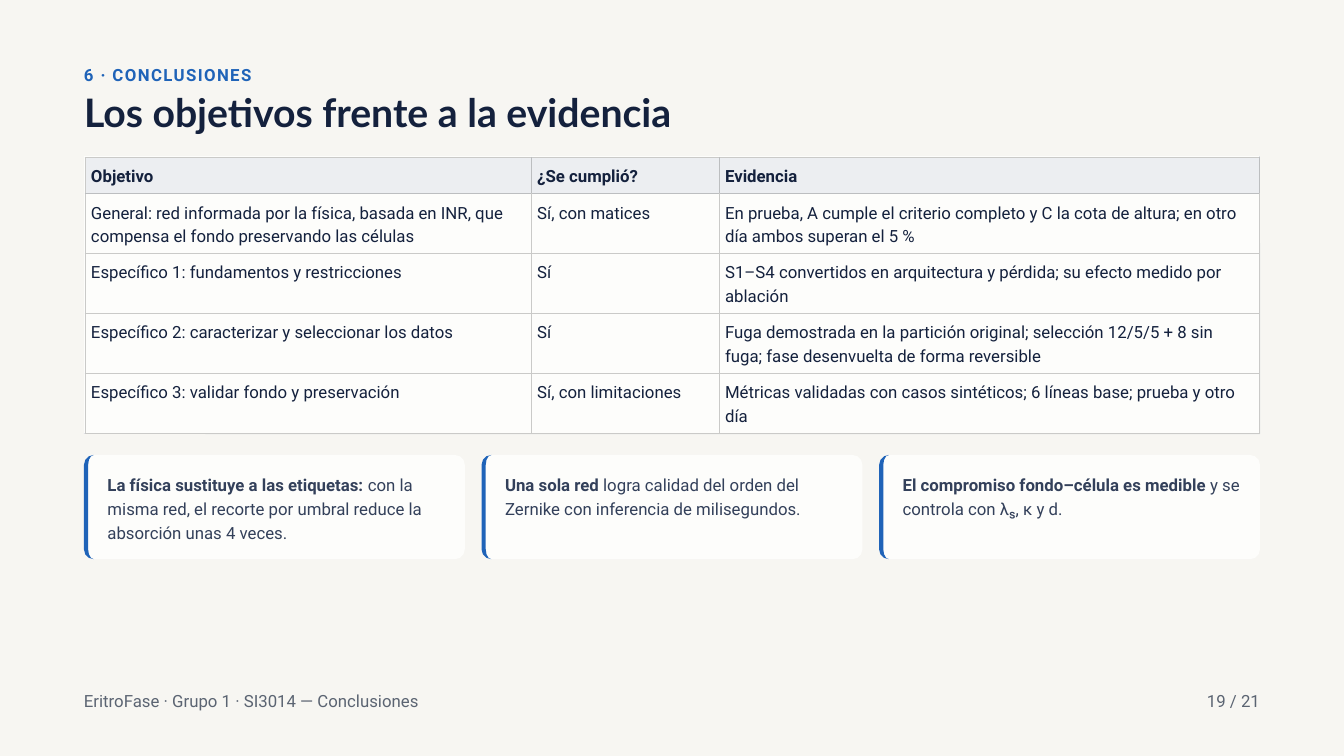
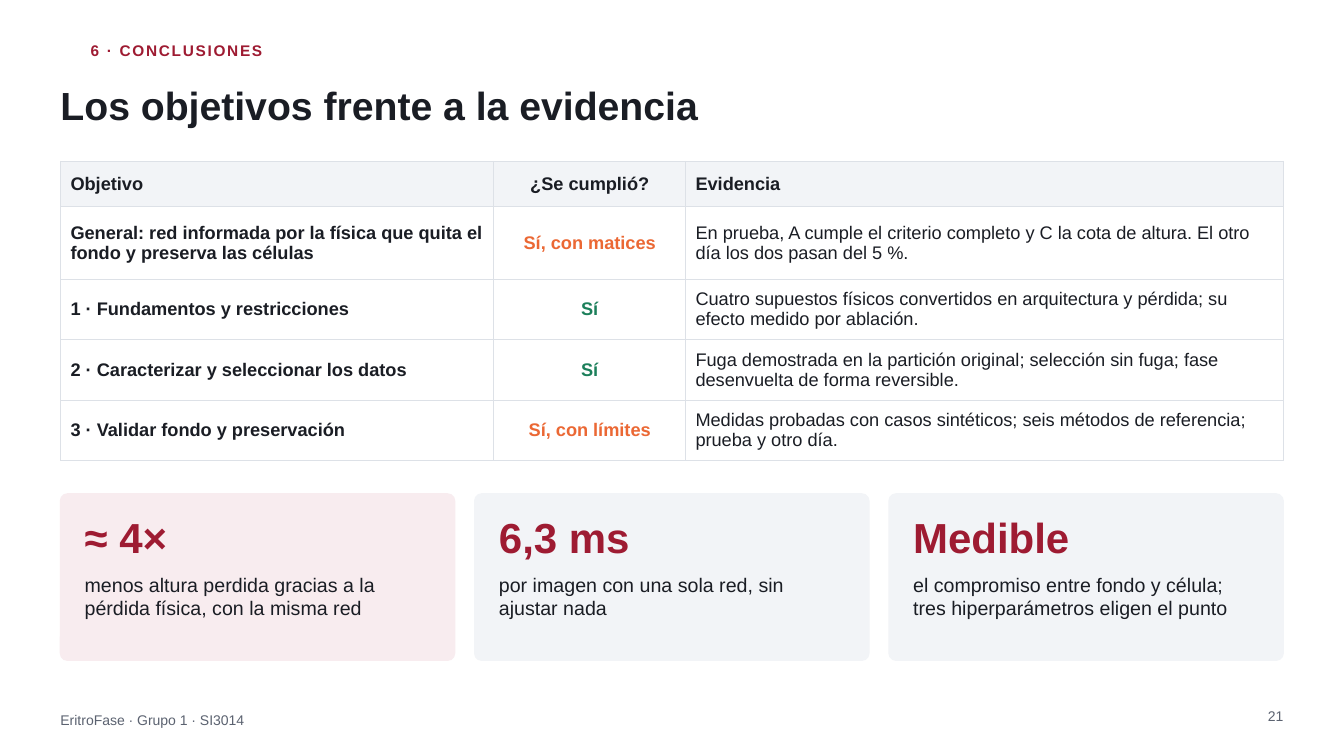
Before and after one commit to Jjes07/DeepLearning-Final, a slide deck: slide 21 of docs/final-report/EritroFase_Sustentacion.pptx (slide 19 before the commit). Drawn at 1344x756 pixels with LibreOffice and Linux fonts; fonts in the diff are those of the drawing; background and template pictures are left out. Boxes give left, top, right and bottom in pixels: in the first picture for what was removed or moved away, otherwise in the second. Text is boxed around its words. In the diff, an @@ line names an element or a change of style, - is before the commit and + after.

Commit message:
docs: rediseñar la presentación para público no experto
- Tres diapositivas nuevas al inicio: qué es un eritrocito, cómo se mide algo
  transparente (la fase) y por qué estorba el fondo.
- Figuras regeneradas sin ejes ilegibles, tipografía Arial y una analogía por
  idea (reloj, sábana y cuerdas, mano sobre la mesa, estatura desde el piso).
- Versiones 1 y 2 del entrenamiento en una sola diapositiva; diapositiva nueva
  con el control posterior a la entrega; respaldos 24 a 26.
- Corrige tres afirmaciones: el «335×» pasa al respaldo con su matiz, la
  prueba se describe como «no usada para entrenar» y ω0 = 1 «favorece» fondos
  lentos.
- Notas del orador reescritas, con nombre y tiempo por diapositiva (13:55).

```diff
--- a/docs/final-report/EritroFase_Sustentacion.pptx
+++ b/docs/final-report/EritroFase_Sustentacion.pptx
@@ background #F7F6F2 to #FFFFFF @@
@@ text "6 · CONCLUSIONES": place and size @@
-text "6 · CONCLUSIONES" at box(84, 69, 251, 81)
+text "6 · CONCLUSIONES" at box(91, 45, 263, 56)
@@ text "6 · CONCLUSIONES" at box(91, 45, 263, 56): size 12 to 11 pt, font Roboto to Arial, text colour #1F63B8 to #9E1B32, letter spacing 1 to 1.2 pt; line spacing 16.8pt to 1; more space between paragraphs; vertical alignment top to middle @@
@@ title "Los objetivos frente a la ...": place and size @@
-title "Los objetivos frente a la ..." at box(84, 98, 671, 134)
+title "Los objetivos frente a la ..." at box(60, 91, 697, 128)
@@ title "Los objetivos frente a la ..." at box(60, 91, 697, 128): font Lato to Arial, text colour #14213D to #1A1D24; line spacing 30.8pt to 1; vertical alignment top to middle @@
@@ table at box(60, 161, 1284, 454) @@
-row 2, column 1: General: red informada por la física, basada en INR, que compensa el fondo preservando las células
+row 2, column 1: General: red informada por la física que quita el fondo y preserva las células
-row 2, column 3: En prueba, A cumple el criterio completo y C la cota de altura; en otro día ambos superan el 5 %
+row 2, column 3: En prueba, A cumple el criterio completo y C la cota de altura. El otro día los dos pasan del 5 %.
-row 3, column 1: Específico 1: fundamentos y restricciones
+row 3, column 1: 1 · Fundamentos y restricciones
-row 3, column 3: S1–S4 convertidos en arquitectura y pérdida; su efecto medido por ablación
+row 3, column 3: Cuatro supuestos físicos convertidos en arquitectura y pérdida; su efecto medido por ablación.
-row 4, column 1: Específico 2: caracterizar y seleccionar los datos
+row 4, column 1: 2 · Caracterizar y seleccionar los datos
-row 4, column 3: Fuga demostrada en la partición original; selección 12/5/5 + 8 sin fuga; fase desenvuelta de forma reversible
+row 4, column 3: Fuga demostrada en la partición original; selección sin fuga; fase desenvuelta de forma reversible.
-row 5: Específico 3: validar fondo y preservación | Sí, con limitaciones | Métricas validadas con casos sintéticos; 6 líneas base; prueba y otro día
+row 5: 3 · Validar fondo y preservación | Sí, con límites | Medidas probadas con casos sintéticos; seis métodos de referencia; prueba y otro día.
@@ fill #ECEEF1 to #F2F4F7 in row 1 @@
@@ size 12 to 13 pt, font Roboto to Arial in "Objetivo", "¿Se cumplió?", "Evidencia", "Sí, con matices" and 2 more places @@
@@ text colour #14213D to #1A1D24 in "Objetivo", "¿Se cumplió?", "Evidencia" @@
@@ text colour #14213D to #EB6834 in "Sí, con matices" @@
@@ bold on in "Sí, con matices", "Sí", "Sí" @@
@@ text colour #14213D to #1B7F5A in "Sí", "Sí" @@
@@ line spacing 16.8pt to 1 @@
@@ alignment left to centre @@
@@ borders changed @@
@@ table: place and size @@
-table at box(85, 157, 1259, 434)
+table at box(60, 161, 1284, 454)
@@ rectangle removed at box(84, 156, 1260, 435) @@
@@ line removed from (1260, 156) to (1260, 435) @@
@@ line removed from (84, 434) to (1260, 434) @@
@@ rounded rectangle removed at box(84, 455, 465, 559) @@
-La física sustituye a las etiquetas: con la misma red, el recorte por umbral reduce la absorción unas 4 veces.
@@ freeform shape removed at box(84, 455, 465, 559) @@
@@ rounded rectangle removed at box(482, 455, 863, 559) @@
-Una sola red logra calidad del orden del Zernike con inferencia de milisegundos.
@@ freeform shape removed at box(482, 455, 863, 559) @@
@@ rounded rectangle removed at box(879, 455, 1260, 559) @@
-El compromiso fondo–célula es medible y se controla con λₛ, κ y d.
@@ freeform shape removed at box(879, 455, 1260, 559) @@
@@ rounded rectangle added at box(60, 494, 455, 660), fill #F8ECEF, outline #F8ECEF 1 pt @@
@@ rounded rectangle added at box(475, 494, 869, 660), fill #F2F4F7, outline #F2F4F7 1 pt @@
@@ rounded rectangle added at box(889, 494, 1284, 660), fill #F2F4F7, outline #F2F4F7 1 pt @@
@@ text added at box(119, 524, 167, 553), 30 pt, text #9E1B32, bold @@
+≈ 4×
@@ text added at box(499, 523, 630, 560), 30 pt, text #9E1B32, bold @@
+6,3 ms
@@ text added at box(913, 522, 1069, 554), 30 pt, text #9E1B32, bold @@
+Medible
@@ text added at box(85, 577, 374, 619), 14 pt, text #1A1D24 @@
+menos altura perdida gracias a la pérdida física, con la misma red
@@ text added at box(499, 577, 784, 619), 14 pt, text #1A1D24 @@
+por imagen con una sola red, sin ajustar nada
@@ text added at box(913, 577, 1227, 619), 14 pt, text #1A1D24 @@
+el compromiso entre fondo y célula; tres hiperparámetros eligen el punto
@@ text added at box(60, 715, 244, 728), 10 pt, text #5B6270 @@
+EritroFase · Grupo 1 · SI3014
@@ text removed at box(84, 694, 418, 711) @@
-EritroFase · Grupo 1 · SI3014 — Conclusiones
@@ page number at box(1268, 711, 1284, 721): text changed; size 12 to 10 pt; font Roboto to Arial; text colour #5B6472 to #5B6270 @@
-19 / 21
+21
```
Also in this commit, not shown: 11 other slides changed, 14 slides added, 9 slides removed.
